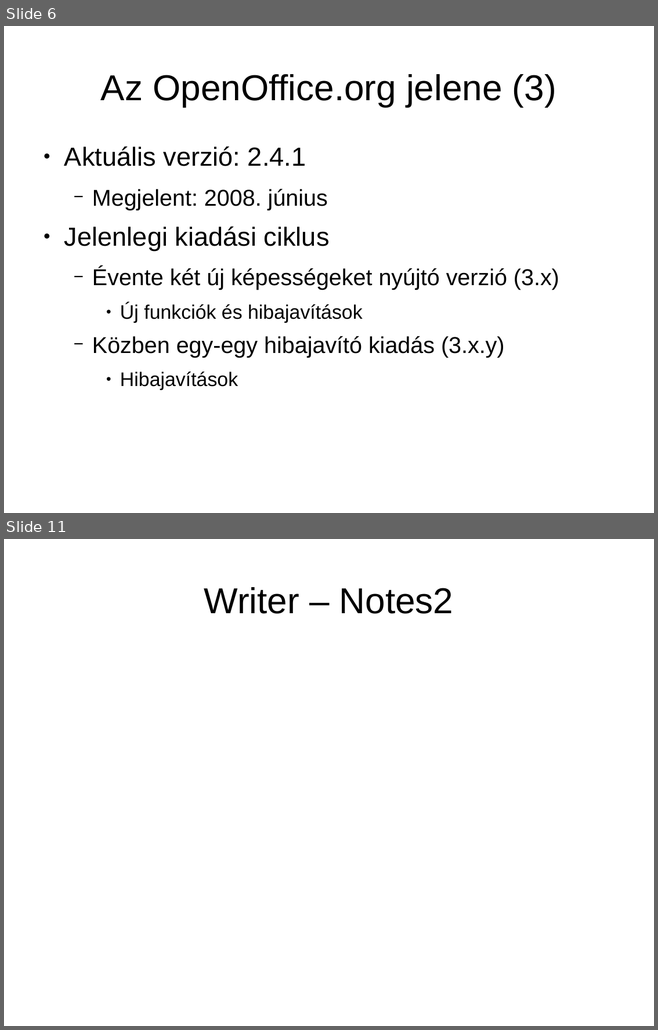
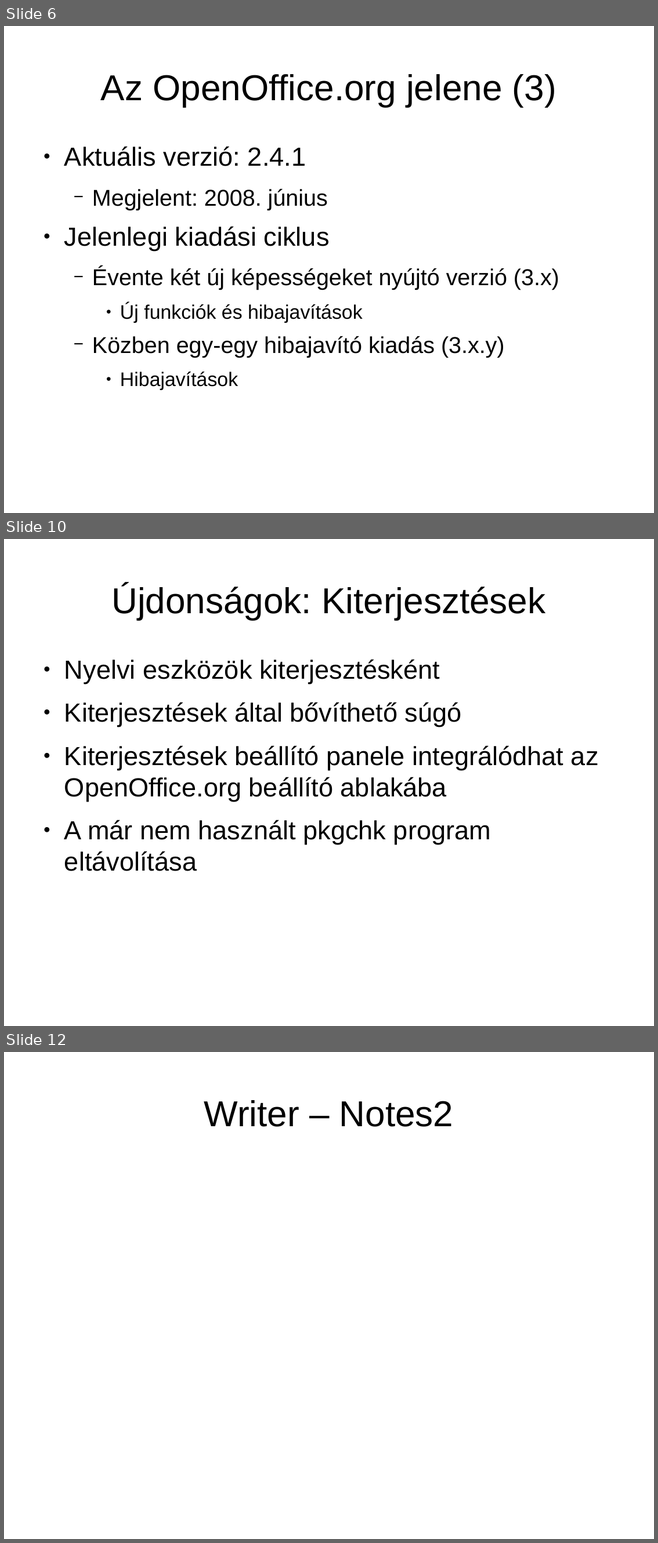
Before and after one commit to KAMI911/oxygenoffice, a slide deck: documents/marketing/hu/OpenOffice.org3_ujdonsagai.odp. Shown one above the other, each under a label of ours: slides 6 and 11 before the commit, slides 6, 10 and 12 after it; the slides between them are not shown. The pictures are 658x1030 and 658x1543 pixels, drawn with LibreOffice and Linux fonts; fonts in the diff are those of the drawing. Boxes give left, top, right and bottom in pixels: in the first picture for what was removed or moved away, otherwise in the second. Text is boxed around its words. In the diff, an @@ line names an element or a change of style, - is before the commit and + after.

```diff
--- a/documents/marketing/hu/OpenOffice.org3_ujdonsagai.odp
+++ b/documents/marketing/hu/OpenOffice.org3_ujdonsagai.odp
@@ slide 10 added at (x1=4, y1=539, x2=654, y2=1026), background #FFFFFF @@
@@ title added at (x1=111, y1=584, x2=545, y2=620), 44 pt, text #000000 @@
+Újdonságok: Kiterjesztések
@@ text added at (x1=64, y1=659, x2=598, y2=871), 32 pt, text #000000 @@
+● Nyelvi eszközök kiterjesztésként
+● Kiterjesztések által bővíthető súgó
+● Kiterjesztések beállító panele integrálódhat az OpenOffice.org beállító ablakába
+● A már nem használt pkgchk program eltávolítása
@@ what was slide 11 is now slide 12 @@
```
Also in this commit, not shown: 8 slides changed, 1 other slide added.
